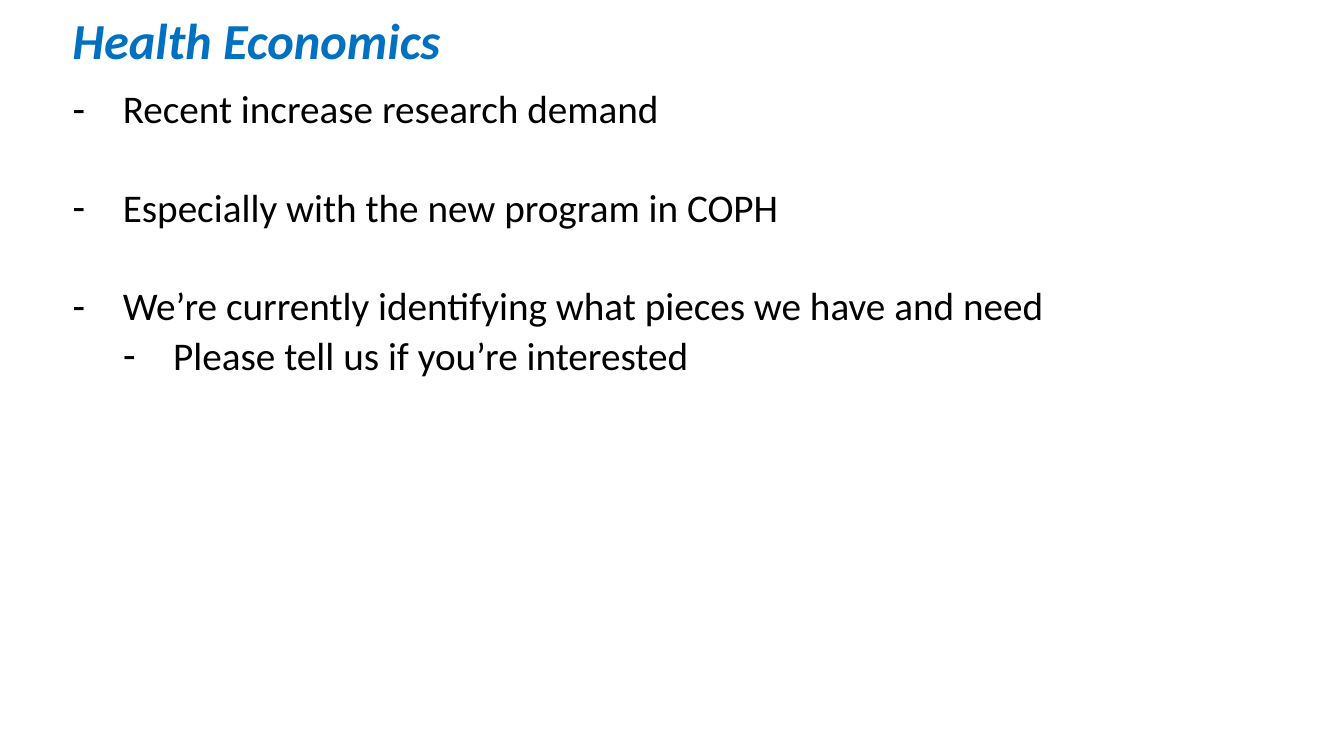
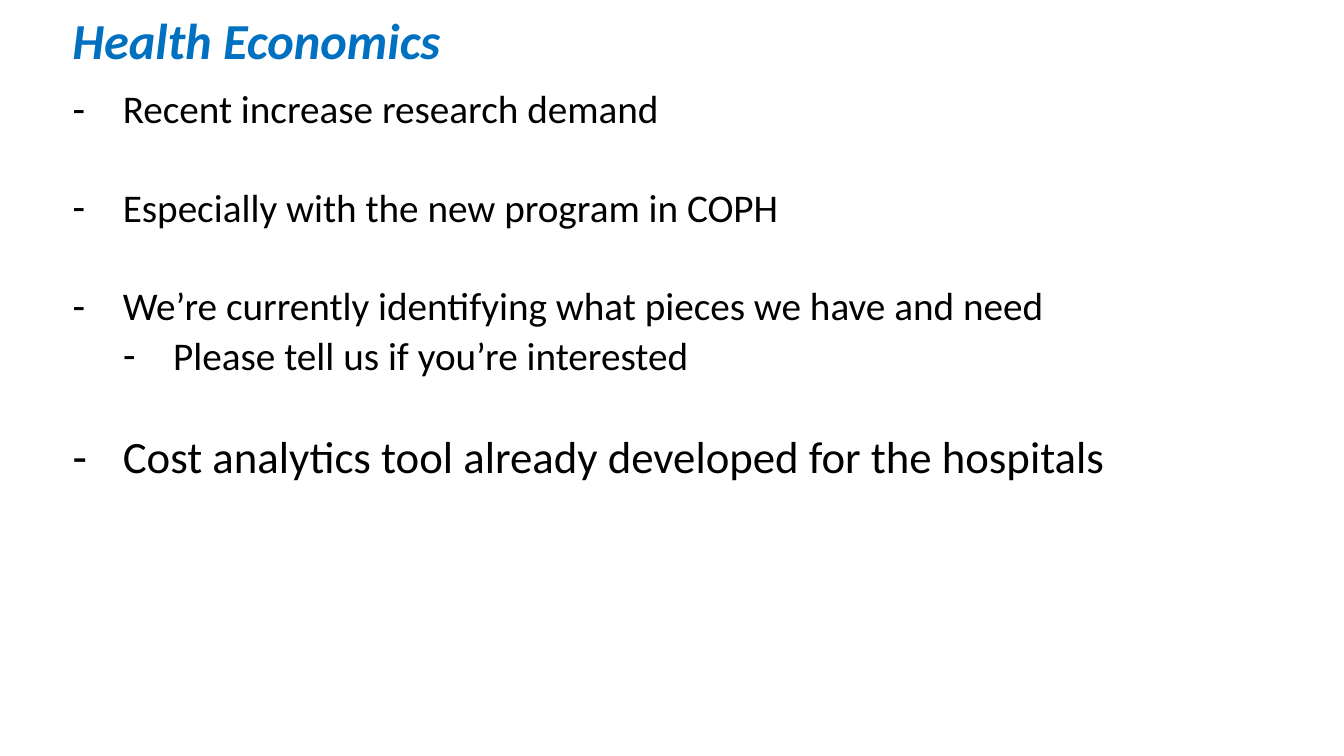
Before and after one commit to OuhscBbmc/prairie-outpost-public, a slide deck: slide 17 of publications/presentation-2021-04-oumbi/crdw-2021-04.pptx. Drawn at 1344x756 pixels with LibreOffice and Linux fonts; fonts in the diff are those of the drawing. Boxes give left, top, right and bottom in pixels: in the first picture for what was removed or moved away, otherwise in the second. Text is boxed around its words. In the diff, an @@ line names an element or a change of style, - is before the commit and + after.

```diff
--- a/publications/presentation-2021-04-oumbi/crdw-2021-04.pptx
+++ b/publications/presentation-2021-04-oumbi/crdw-2021-04.pptx
@@ text at (123, 442, 1104, 481): paragraph added @@
+  – Cost analytics tool already developed for the hospitals
```
Also in this commit, not shown: 1 other slide changed.
